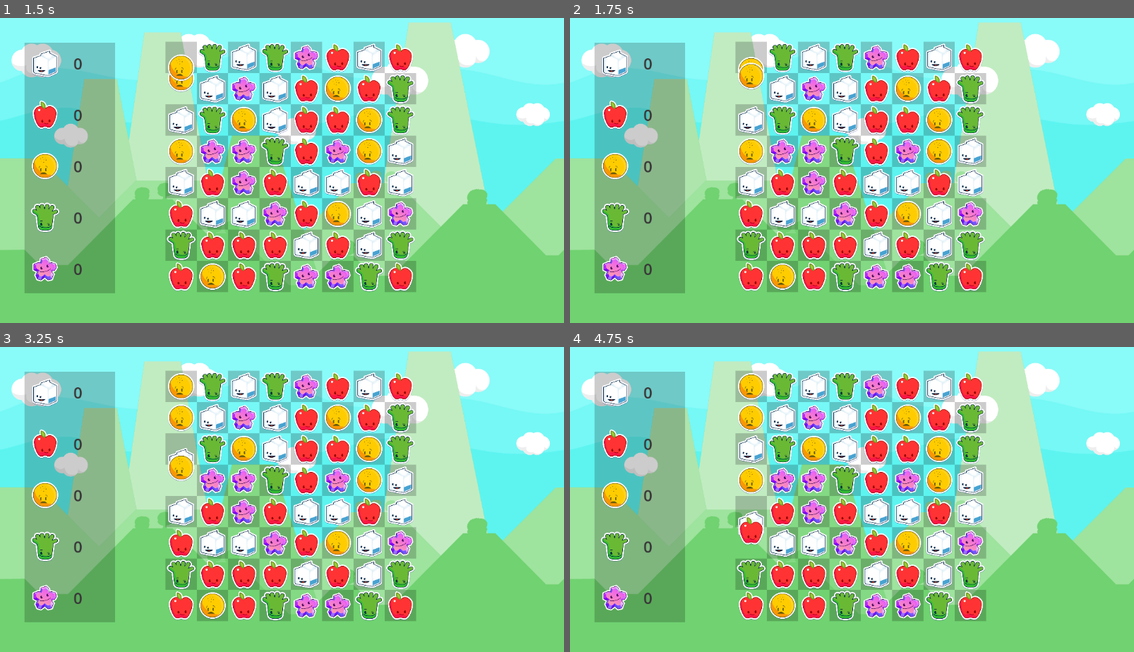
Above: before the commit, frames 1-4 (two rows, left to right).
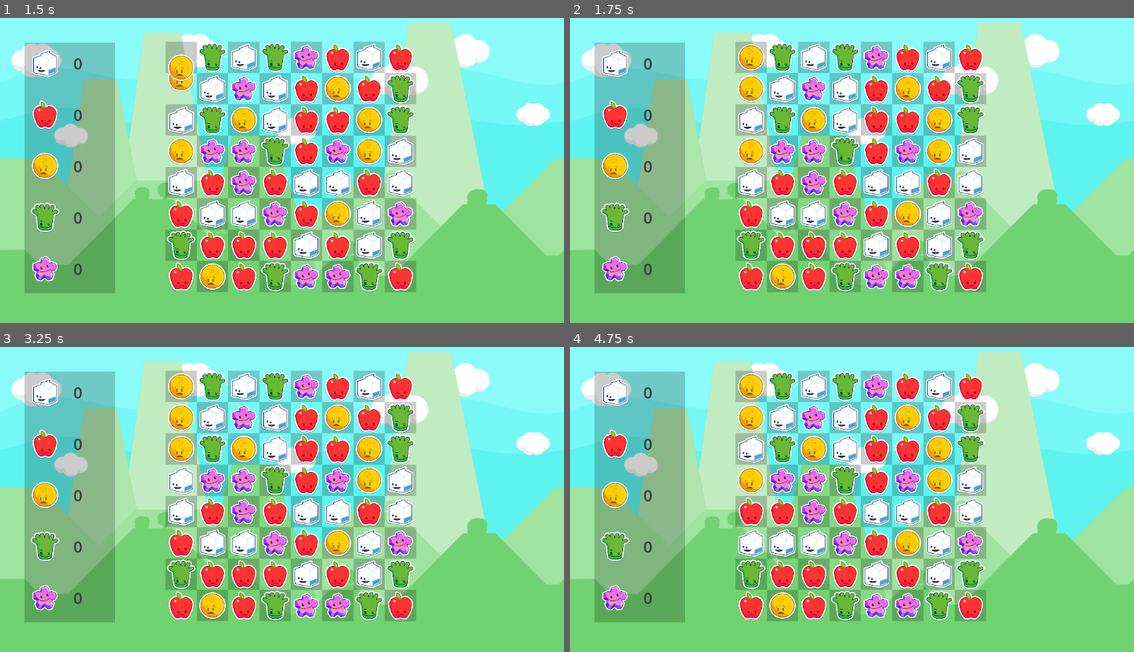
Above: after the commit, the same moments.

Repository: gitbrent/godot-match-3
Game: Godot game, scene res://game.tscn
The game is run twice, just before and just after one commit, with the same random seed, the same clock (stepped at 60 frames per second) and the same inputs.
Inputs (mouse positions are in pixels of both pictures, inside the frame that each line leads up to):
- Up to frame 1 (1.5 s): tap Enter at 0.5 s; drag from (180, 57) to (338, 94) at 0.52 s; drag from (180, 88) to (253, 228) at 1.27 s
- Up to frame 2 (1.75 s): no input
- Up to frame 3 (3.25 s): move the mouse to (180, 447) at 2.02 s; click (180, 447) at 2.17 s; drag from (180, 481) to (112, 444) at 2.77 s
- Up to frame 4 (4.75 s): drag from (750, 511) to (880, 493) at 3.52 s; drag from (750, 542) to (767, 414) at 4.27 s

Frame 1 is identical in both runs. In frame 2, 0.7% of the frame differs, in the area x 29-35%, y 8-28%; in frame 3, 0.8%, in the area x 29-35%, y 29-49%; in frame 4, 0.8%.

Commit message:
added check_for_matches()

Diff:
--- a/game_board/GameBoard.gd
+++ b/game_board/GameBoard.gd
@@ -16,7 +16,7 @@
 	fill_hbox()
 
 func _on_cell_click(gem_cell:GemCell):
-	print("[_on_cell_click] gem_cell:", find_gem_indices(gem_cell))
+	#print("[_on_cell_click] gem_cell:", find_gem_indices(gem_cell))
 
 	# Clear first, we'll set later
 	if selected_cell_1:
@@ -68,10 +68,45 @@
 	# Cells are not adjacent
 	return false
 
-func check_for_matches():
-	# Implement logic to check for matches
-	# Return true if a match is found, false otherwise
-	return false  # Placeholder
+# Check entire board for any matches (not needed yet, will show "NO MATCHES" and reload grid)
+func check_for_matches() -> bool:
+	var num_columns: int = hbox_container.get_child_count()
+	var num_rows: int = hbox_container.get_child_count()
+
+	# Horizontal Check (check each row)
+	for row in range(num_rows):
+		var last_color = null
+		var streak = 0
+		for column in range(num_columns):
+			print("[check_for_matches]: [" + str(row) + "/" + str(column) + "]")
+			var gem_cell = $HBoxContainer.get_child(column).get_child(row) as GemCell
+			if gem_cell.gem_color == last_color:
+				streak += 1
+			else:
+				if streak >= 3:
+					return true  # Found a horizontal match
+				streak = 1
+				last_color = gem_cell.gem_color
+		if streak >= 3:
+			return true  # Check if the last streak in the row was a match
+
+	# Vertical Check (check each column)
+	for column in range(num_columns):
+		var last_color = null
+		var streak = 0
+		for row in range(num_rows):
+			var gem_cell = $HBoxContainer.get_child(column).get_child(row) as GemCell
+			if gem_cell.gem_color == last_color:
+				streak += 1
+			else:
+				if streak >= 3:
+					return true  # Found a vertical match
+				streak = 1
+				last_color = gem_cell.gem_color
+		if streak >= 3:
+			return true  # Check if the last streak in the column was a match
+
+	return false  # No matches found
 
 func find_gem_indices(gem_cell:GemCell) -> Dictionary:
 	var parent_vbox = gem_cell.get_parent()  # Assuming direct parent is a VBoxContainer
